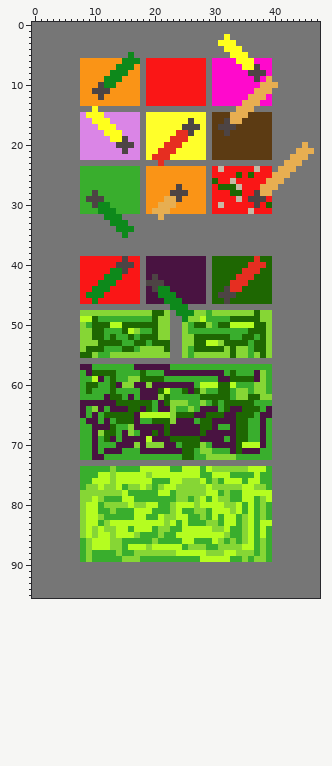
File history of a sprite sheet, src/res/objects/LineBuilder.png. That is the earlier state.
The file is 48x96 pixels.
After:
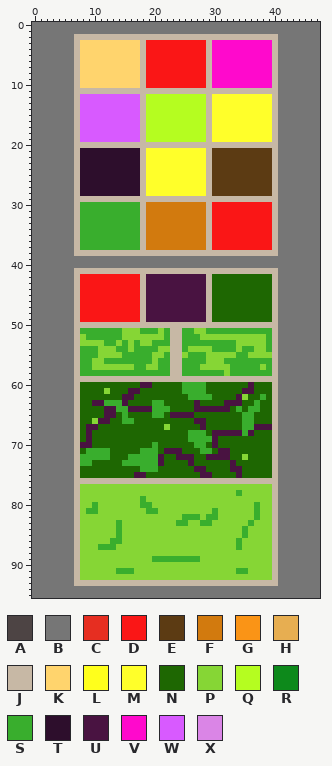
Palette (. is transparent): A #4d4444  B #767676  C #e62e21  D #fa1616  E #5c3b13  F #d27a0e  G #fa9416  H #e7ae51  J #c7b8a5  K #ffd46d  L #ffff1c  M #ffff2a  N #1e6702  P #86d635  Q #b5fd20  R #0d891b  S #39ae2d  T #2d0e2c  U #491341  V #ff09cc  W #d85aff  X #da85e6
Changes in this commit:
Changed rows in their new state; - is an unchanged pixel.
first column x 7:
 2 JJJJJJJJJJJJJJJJJJJJJJJJJJJJJJJJJJ------
 3 JKKKKKKKKKKJDDDDDDDDDDJVVVVVVVVVVJ------
 4 JKKKKKKKKKKJDDDDDDDDDDJVVVVVVVVVVJ------
 5 JKKKKKKKKKKJDDDDDDDDDDJVVVVVVVVVVJ------
 6 JKKKKKKKKKKJ----------J----VVV---J------
 7 JKKKKKKKKKKJ----------J-----VVV--J------
 8 JKKKKKKKKKKJ----------J------VVV-J------
 9 JKKKKKKKKKKJ----------J-------V-VJ------
10 JKKKKKKKKKKJ----------J--------VVJ------
11 JJJJJJJJJJJJJJJJJJJJJJJJJJJJJJJJJJ------
12 JWWWWWWWWWWJQQQQQQQQQQJMMMMMMMMMMJ------
13 JWWWWWWWWWWJQQQQQQQQQQJMMMMMMMMMMJ------
14 JWWWWWWWWWWJQQQQQQQQQQJMMMMMMMMMMJ------
15 JWWWWWWWWWWJQQQQQQQQQQJMMMMMMMMMMJ------
16 JWWWWWWWWWWJQQQQQQQQQQJMMMMMMMMMMJ------
17 JWWWWWWWWWWJQQQQQQQQQQJMMMMMMMMMMJ------
18 JWWWWWWWWWWJQQQQQQQQQQJMMMMMMMMMMJ------
19 JWWWWWWWWWWJQQQQQQQQQQJMMMMMMMMMMJ------
20 JJJJJJJJJJJJJJJJJJJJJJJJJJJJJJJJJJ----B-
21 JTTTTTTTTTTJ--MMM-----J----------J---BBB
22 JTTTTTTTTTTJ-MMM------J----------J--BBB-
23 JTTTTTTTTTTJMMMMMMMMMMJEEEEEEEEEEJ-BBB--
24 JTTTTTTTTTTJMMMMMMMMMMJEEEEEEEEEEJBBB---
25 JTTTTTTTTTTJMMMMMMMMMMJEEEEEEEEEEJBB----
26 JTTTTTTTTTTJMMMMMMMMMMJEEEEEEEEEEJB-----
27 JTTTTTTTTTTJMMMMMMMMMMJEEEEEEEEEEJ------
28 JTTTTTTTTTTJMMMMMMMMMMJEEEEEEEEEEJ------
29 JJJJJJJJJJJJJJJJJJJJJJJJJJJ-JJJJJJ------
30 J--SSS-----JFFFFFFFFFFJ-D-----D-DJ------
31 J---SSS----JFFFFFFFFFFJ------D---J------
32 JSSSSSSSSSSJFFFFFFFFFFJDDDDDDDDDDJ------
33 JSSSSSSSSSSJFFFFFFFFFFJDDDDDDDDDDJ------
34 JSSSSSSSSSSJFFFFFFFFFFJDDDDDDDDDDJ------
35 JSSSSSSSSSSJFFFFFFFFFFJDDDDDDDDDDJ------
36 JSSSSSSSSSSJFFFFFFFFFFJDDDDDDDDDDJ------
37 JSSSSSSSSSSJFFFFFFFFFFJDDDDDDDDDDJ------
38 JJJJJJJJJJJJJJJJJJJJJJJJJJJJJJJJJJ------
39 -BBBBBBBBBB-BBBBBBBBBB-BBBBBBBBBB-------
40 -BBBBBBBBBB-BBBBBBBBBB-BBBBBBBBBB-------
41 JJJJJJJJJJJJJJJJJJJJJJJJJJJJJJJJJJ------
42 J----DDD---J-U--------J----NNN---J------
43 J---DDD----JUUU-------J---NNN----J------
44 J--DDD-----J-UUU------J--NNN-----J------
45 J-DDD------J--UUU-----J-NNN------J------
46 J--D-------J---UUU----J--N-------J------
47 JDDDDDDDDDDJUUUUUUUUUUJNNNNNNNNNNJ------
48 JDDDDDDDDDDJUUUUUUUUUUJNNNNNNN-NNJ------
49 JDDDDDDDDDDJUUUUUUUUUUJNNN-----NNJ------
50 JJJJJJJJJJJJJJJJJJJJJJJJJJJJJJJJJJ------
51 JSSSS---PP---S-SJJS-PP-------SSSSJ------
52 J-SSS-S-PPPPPP-SJJSSSPPPPPPPPPPPSJ------
53 J---PSSP-PSPPSSSJJSSSSSSSSSPPPPPSJ------
54 JSSSPPP-SP-SSS-PJJSPPPPSSSS-S-PPSJ------
55 JSSSPP--SSSSS--SJJ--SS----PSSP-P-J------
56 JSSPPSSSSSSSSPSSJJSSSSPPPSSSSSSSSJ------
57 JSSPPPPPPPSSPPSSJJ---PPPPP-----P-J------
58 J-SSSSS----S---SJJSSSSSSSPS---SS-J------
59 JJJJJJJJJJJJJJJJJJJJJJJJJJJJJJJJJJ------
60 JN--NN-NNNN-UNNNNNSS-SNN--NNNUNNNJ------
61 JN-NNP-NNUUNNN-NNNSSSSNN--NNUUNNNJ------
62 JNNNNN--U-NNNNN-NNN--SS---NU---SNJ------
63 JNN--SSSU-----S-NNNNUNN-NUUU---NNJ------
64 JNNNNU-SSUU-U-SSNNNNU---UUNS-SSNNJ------
65 JNNNNUU-S-NNNSSNUUUUNN---NN-SSNNNJ------
66 JNNPU-N-SSNNN---NNNNUU-NNNN-S-NNNJ------
67 JNU-NN-NNNNNNNNPNNNNNU-NNNN-S-U-UJ------
68 JNUNN--NNNNNN-N-NNNSSSN----USUNNNJ------
69 JNUNN-NNNNNNNNNN---SSSS-NNN--NNNNJ------
70 JUUNNNNNNNNNNSNNNN--SSN-NNN-NNNNNJ------
71 JN-S-SNNNNNSSSN-----NSSNUUN-NNNNNJ------
72 J--SS-NNN-----UNNUUUNNUUUUNNPNNNNJ------
73 JSSNNNNNSSSSSSUNNNNUNNNNNNUNNNNNNJ------
74 JNNNNNNNNNNSSSNNNNNNUUNNNNUUNNNNNJ------
75 JNNNNNNNNNUUNNNNNNNNNUUNNNNUNNNNNJ------
76 JJJJJJJJJJJJJJJJJJJJJJJJJJJJJJJJJJ------
77 JP--P--PP--P-P-PP-----P-----PP--PJ------
78 J-------PPPPPPPPP-----PPP-P-PPPPPJ------
79 J--P-PPPPPP-PPPPP--P-PPP--PPPPP-PJ------
80 J-PSP----P-SSPPP-PPP-PPPP--PPP--PJ------
81 J-SSPP-PPPPPS-PP-PPP--PSPP-PPP--PJ------
82 J-PP-PPPPPPPPPP--PS----SPPPP-P--PJ------
83 J-PPP-PSPPPPPPP-P-SPP-S-PPPP-SPPPJ------
84 J-P-P--SPPPPPP--PPPPPPP--PPPSPPPPJ------
85 J-P-PP-SPP-PPP-PPPPPPPPPP-PPSPPPPJ------
86 JP-PPPSSPPPPP-PPPPPPPPPP-P---PP-PJ------
87 JP-PSSS-PPPP-PPPPPP---PP---SPPP-PJ------
88 JP-PPPP-PP-------PPPPP---PP---P-PJ------
89 JP-PPPPP---PP--------PPPPPPP-P--PJ------
90 JPPPPPPPPPPPPPPPPPPPPPPPPPPPPPPPPJ------
91 JPPPPPPSSSPPPPPPPPPPPPPPPPPSSPPPPJ------
92 JPPPPPPPPPPPPPPPPPPPPPPPPPPPPPPPPJ------
93 JJJJJJJJJJJJJJJJJJJJJJJJJJJJJJJJJJ------
Boxes around the changes in both pictures, in picture pixels (x1, y1, x2, y2):
changed: (74, 34, 314, 586)
